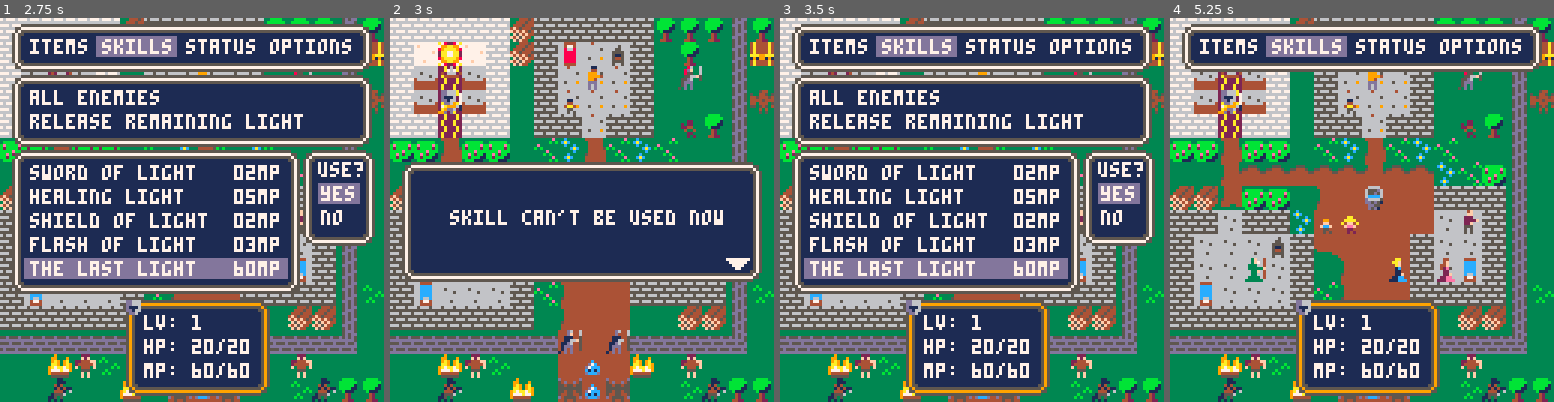
Above: before the commit, frames 1-4 (left to right).
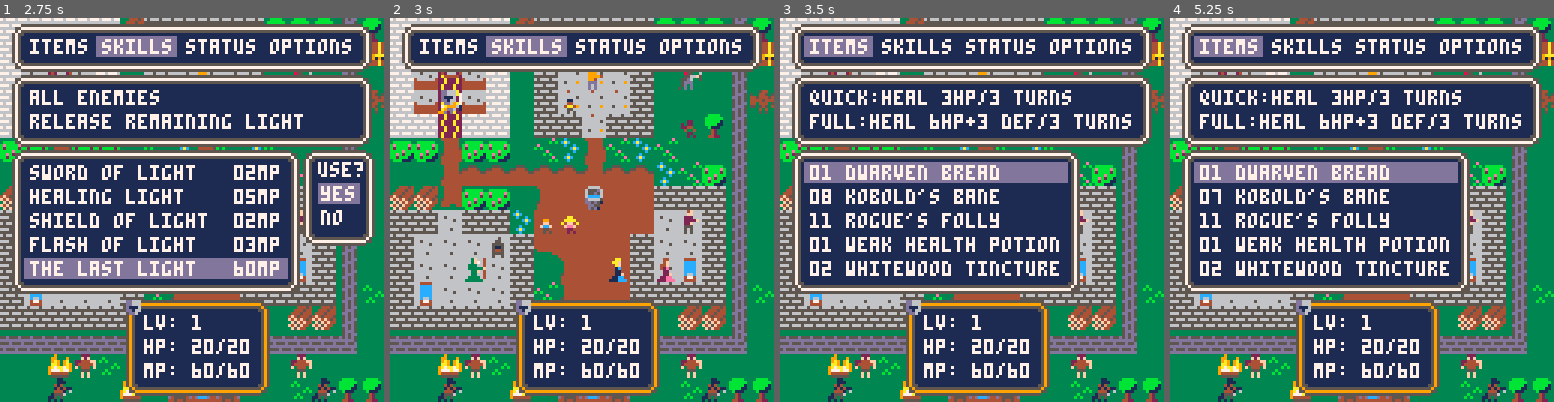
Above: after the commit, the same moments.

Repository: williamjohnson492015/pico-8
Game: PICO-8 cartridge knightsofpower.p8
Two runs of this game, one before a commit and one after it. Both use one fixed random seed, a clock stepped at 60 frames per second and the inputs below.
Inputs:
- Up to frame 1 (2.75 s): tap X (X key) at 0.33, 1.07, 1.85 s; tap O (Z key) at 0.7, 1.7, 2.1, 2.5 s; hold Right 1.6-2.1 s; hold Up 2.15-2.42 s; hold Right from 2.47 s (still down)
- Up to frame 2 (3 s): keep holding Right; tap O (Z key) at 2.9 s; tap X (X key) at 2.97 s
- Up to frame 3 (3.5 s): release Right at 3.03 s; hold Left from 3.08 s (still down); tap O (Z key) at 3.3 s
- Up to frame 4 (5.25 s): release Left at 3.58 s; hold Down 3.63-3.97 s; tap O (Z key) every 0.4 s from 3.7 to 4.9 s; hold Right 4.02-4.68 s; tap X (X key) at 4.08, 5.2 s; hold Up 4.73-5.03 s; hold Left from 5.08 s (still down)

Frame 1 is identical in both runs. In frame 2, 48% of the frame differs, in the area x 3-97%, y 1-99%; in frame 3, 17%; in frame 4, 46%.

Commit message:
Update knightsofpower.p8
Updated the npc schema and map functions that leveraged it to be a bit more readable and extendable

Diff:
--- a/knightsofpower.p8
+++ b/knightsofpower.p8
@@ -86,27 +86,27 @@
 	npc_data={}
 	--map1
 	add(npc_data,split([[
-	136,3,10,"elder";
-	134,12,4,"kid";
-	133,7,3,"kid";
-	132,6,8,"kid";
-	135,7,8,"kid";
-	128,12,8,"person";
-	129,8,2,"person";
-	130,11,10,"person";
-	131,9,10,"person";
-	139,12,2,"guard";
-	141,7,13,"guard";
-	142,9,13,"guard";
-	163,15,3,"monster";
-	166,8,14,"monster";
-	164,7,15,"monster";
-	166,8,15,"monster";
-	164,9,15,"monster";
-	162,3,14,"monster";
-	167,2,15,"monster";
-	162,12,14,"monster";
-	167,13,15,"monster"]],";"))
+	1,elder,136,3,10;
+	2,kid,134,12,4;
+	3,kid,133,7,3;
+	4,kid,132,6,8;
+	5,kid,135,7,8;
+	6,villager,128,12,8;
+	7,villager,129,8,2;
+	8,villager,130,11,10;
+	9,villager,131,9,10;
+	10,guard,139,12,2;
+	11,guard,141,7,13;
+	12,guard,142,9,13;
+	13,monster,163,15,3;
+	14,monster,166,8,14;
+	15,monster,164,7,15;
+	16,monster,166,8,15;
+	17,monster,164,9,15;
+	18,monster,162,3,14;
+	19,monster,167,2,15;
+	20,monster,162,12,14;
+	21,monster,167,13,15]],";"))
 end
 
 function init_inventory()
@@ -443,14 +443,14 @@
 function draw_intro()
 	cls()
 	active_text="\n   traveling bard studios\n\n          presents"
-	draw_text()
+	draw_text(4,14,4,48)
 end
 
 --main menu state draw
 function draw_mainmenu()
 	cls()
 	active_text="\n   knights of power:\n\n              last light"
-	draw_text()
+	draw_text(4,14,4,48)
 end
 
 --battle state draw
@@ -470,7 +470,6 @@
 		draw_map()
 		draw_npcs()
 		draw_player()
-		draw_text()
 		if (not active_text) then
 			--x button checks
 			if (btnp(❎) and (not menu_active)) then
@@ -574,6 +573,9 @@
 				end
 				--options
 			end
+		else
+			draw_text()
+			--draw_textbox(active_text)
 		end
 		--==testing area==
 		--print(tile,12)
@@ -752,21 +754,23 @@
 end
 
 function draw_textbox(text,face)
+	--faces: default 64;hero 66
 	face=face or 64
 	textx=mapx*8
 	texty=mapy*8+96
 
+	--draw_box(3,15,0,52,face)
 	draw_box(3,15,0,96,face)
-	print(text,textx+4,texty+4,7)
+	print(text,textx+10,texty+7,7)
 end
 
 function draw_text(rows,col,x,y)
 	--local iterate=iterate or false
 	--local text_index=text_index or 0
-	local rows=rows or 4
+	local rows=rows or 3
 	local col=col or 14
 	local x=x or 4
-	local y=y or 48
+	local y=y or 52
 	--end
 
 	if active_text then
@@ -1183,9 +1187,7 @@
 
 function interact(x,y)
 	--check for text
-	--if is_tile(text,x,y) then
 	active_text=get_text(x,y)
-	--end
 end
 
 -->8
@@ -1230,7 +1232,7 @@
 function draw_npcs()
 	for i=1,#npc_data do
 		for j=1,#npc_data[i] do
-			local sprite,x,y=unpack(split(npc_data[i][j],","))
+			local sprite,x,y=unpack(split(npc_data[i][j],","),3,5)
 			draw_npc(sprite,x,y)
 		end
 	end
@@ -1289,8 +1291,9 @@
 --x,y,order,end?,self?,switch,story_req,set_story,text
 	--map1
 	temp_text_data=split([[
-	2;4;1;false;true;;0;0;as you leave this once holy \place to face the agents of \darkness, you are struck by \a feeling that you will \likely never return.|
- 2;4;2;true;true;;0;1;did your goddess feel the \same when she stood alone \against the dark gods?]],"|")
+	2;4;1;false;true;;0;0;as you leave this once holy \place to face the agents of \darkness, you are struck by|
+ 2;4;2;flase;true;;0;0;a feeling that you will \likely never return.|
+ 2;4;3;true;true;;0;1;did your goddess feel the \same when she stood alone \against the dark gods?]],"|")
 
  --load data into text_data
  for i=1,#temp_text_data do
